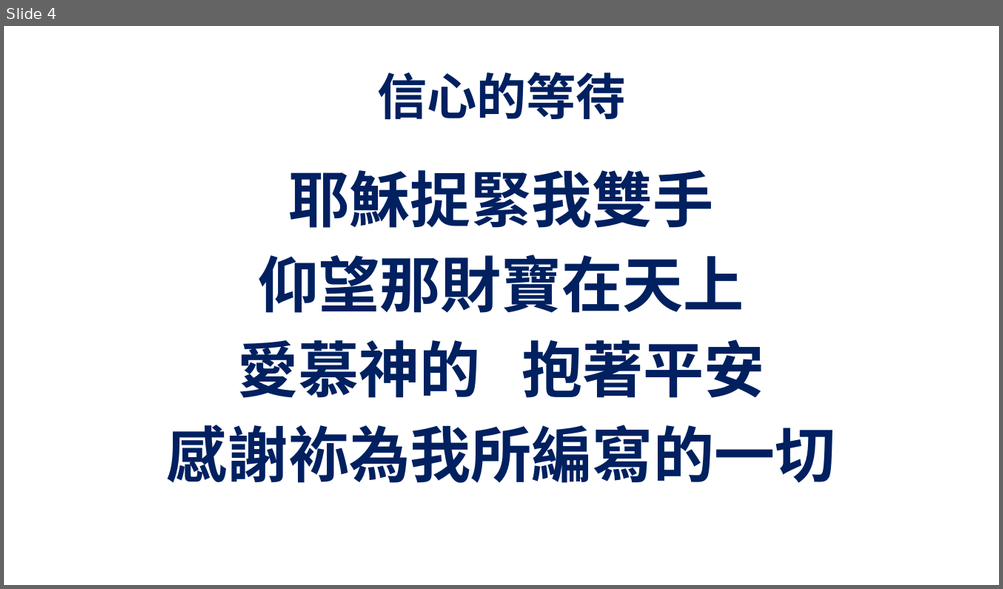
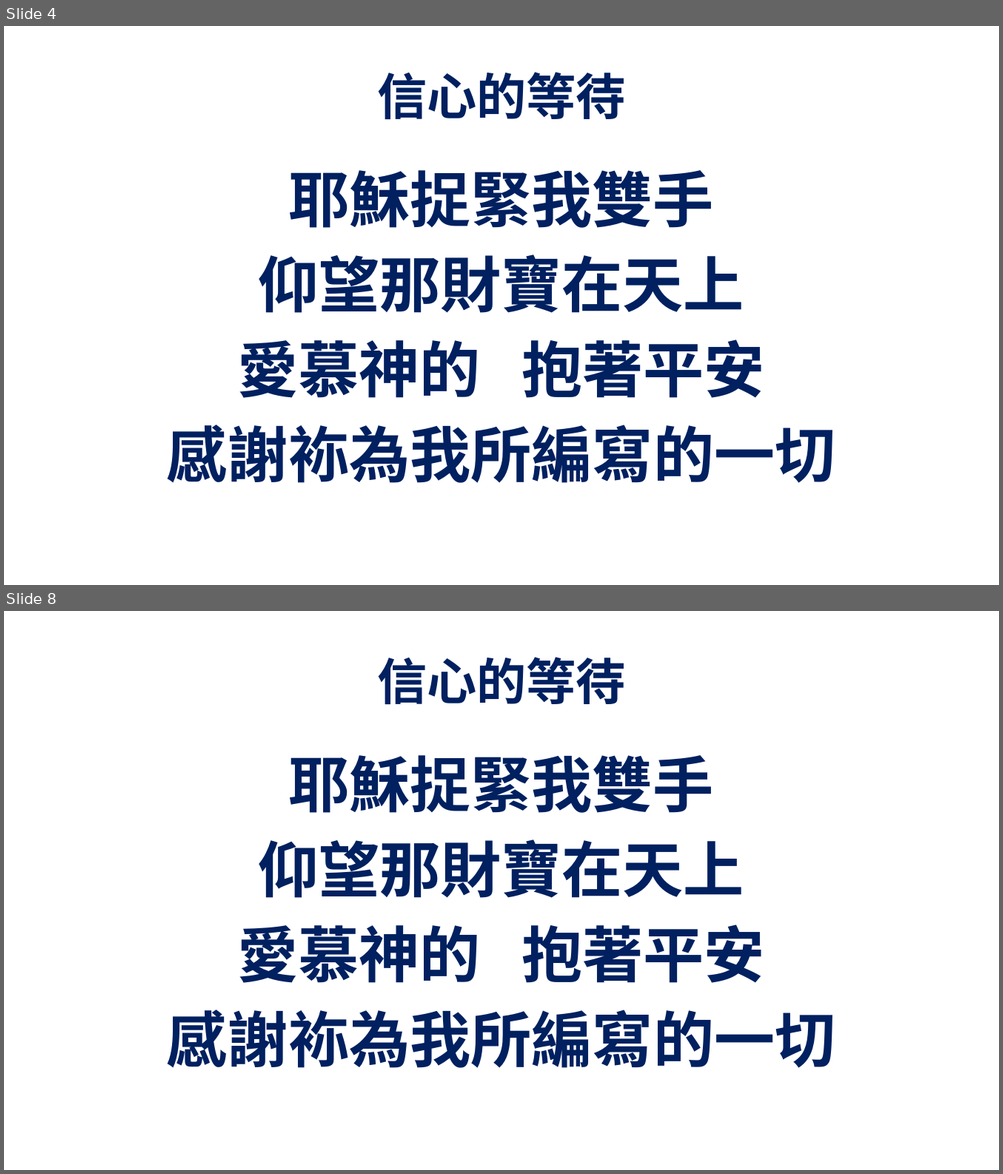
Before and after one commit to batisuoc/prayermeeting, a slide deck: 2020/12月/10-12-2020.pptx. Shown one above the other, each under a label of ours: slide 4 before the commit, slides 4 and 8 after it; the slides between them are not shown. The pictures are 1003x589 and 1003x1174 pixels, drawn with LibreOffice and Linux fonts; fonts in the diff are those of the drawing; background and template pictures are left out. Boxes give left, top, right and bottom in pixels: in the first picture for what was removed or moved away, otherwise in the second. Text is boxed around its words. In the diff, an @@ line names an element or a change of style, - is before the commit and + after.

```diff
--- a/2020/12月/10-12-2020.pptx
+++ b/2020/12月/10-12-2020.pptx
@@ slide 8 added at (4,611,999,1170), background picture (left out) @@
@@ title added at (377,657,626,705), 36 pt, text #002060, bold @@
+信心的等待
@@ text added at (167,755,836,1068), 44 pt, text #002060, bold @@
+耶穌捉緊我雙手
+仰望那財寶在天上
+愛慕神的 抱著平安
+感謝袮為我所編寫的一切
```
Also in this commit, not shown: 8 slides changed, 6 other slides added, 1 other file.
